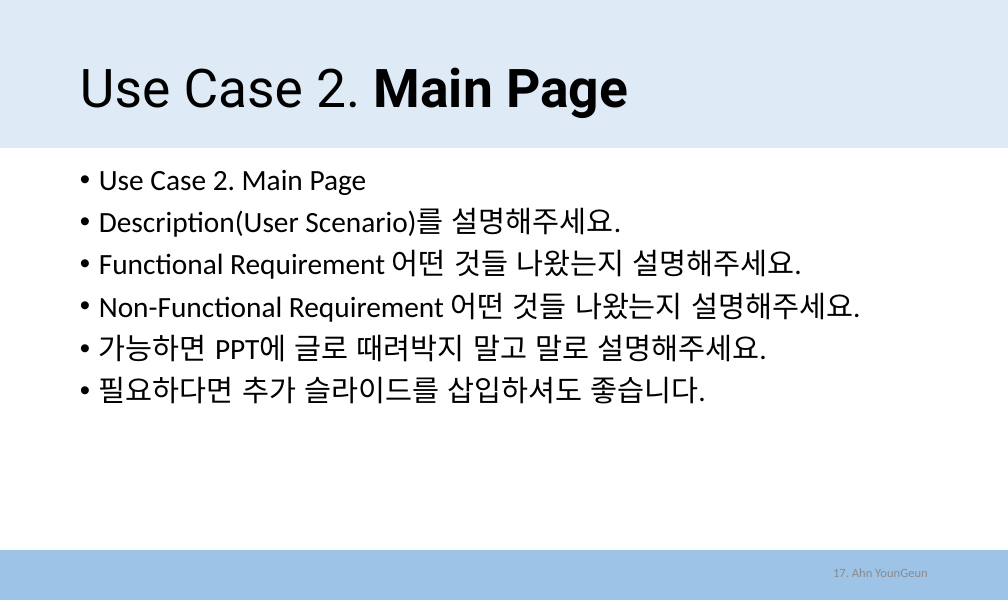
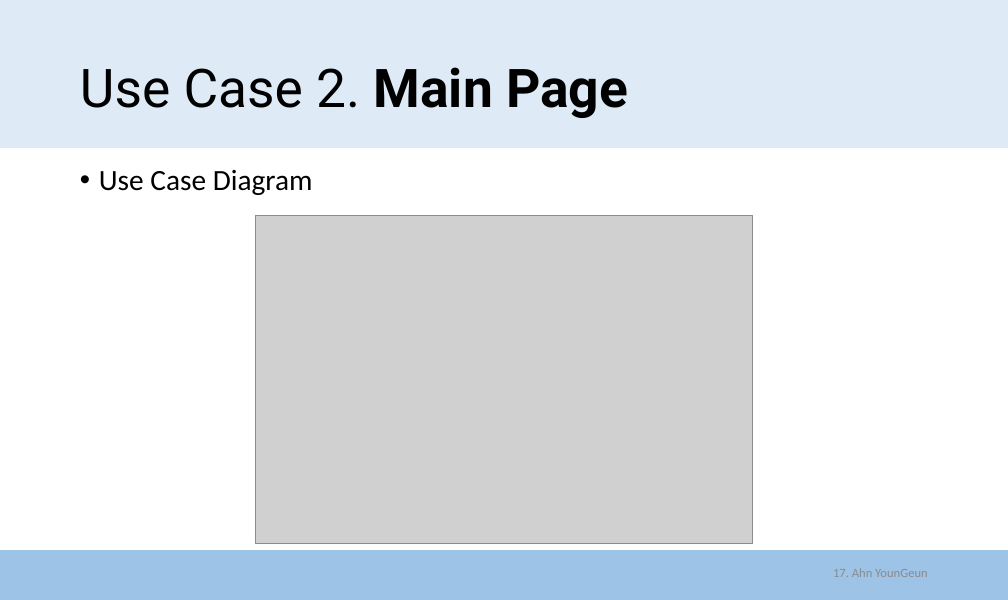
Before and after one commit to zeca9189/2016CSE406project, a slide deck: slide 17 of Intermediate Presentation/Presentation_AhnYounGeun.pptx. Drawn at 1008x600 pixels with LibreOffice and Linux fonts; fonts in the diff are those of the drawing; grey boxes stand for pictures. Boxes give left, top, right and bottom in pixels: in the first picture for what was removed or moved away, otherwise in the second. Text is boxed around its words. In the diff, an @@ line names an element or a change of style, - is before the commit and + after.

```diff
--- a/Intermediate Presentation/Presentation_AhnYounGeun.pptx
+++ b/Intermediate Presentation/Presentation_AhnYounGeun.pptx
@@ text at bbox=[99, 170, 313, 195]: text changed @@
-• Use Case 2. Main Page
-• Description(User Scenario)를 설명해주세요.
-• Functional Requirement 어떤 것들 나왔는지 설명해주세요.
-• Non-Functional Requirement 어떤 것들 나왔는지 설명해주세요.
-• 가능하면 PPT에 글로 때려박지 말고 말로 설명해주세요.
-• 필요하다면 추가 슬라이드를 삽입하셔도 좋습니다.
+• Use Case Diagram
@@ picture added at bbox=[255, 215, 752, 543] @@
```
Also in this commit, not shown: 7 other slides changed, 9 slides added, 15 slides removed, 17 other files.
